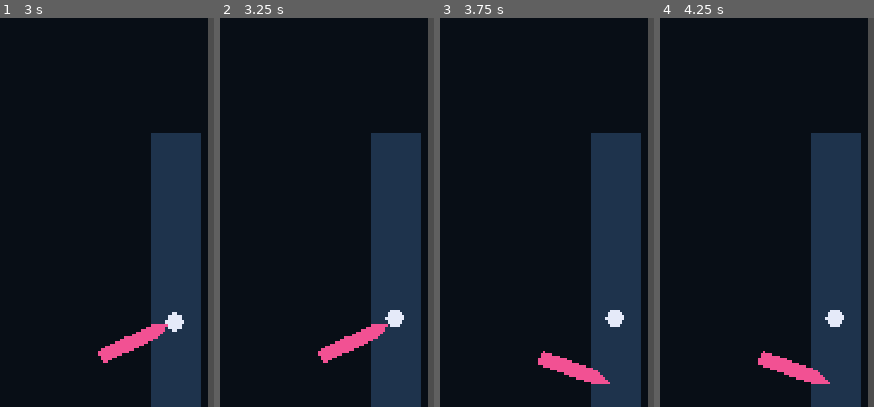
Above: before the commit, frames 1-4 (left to right).
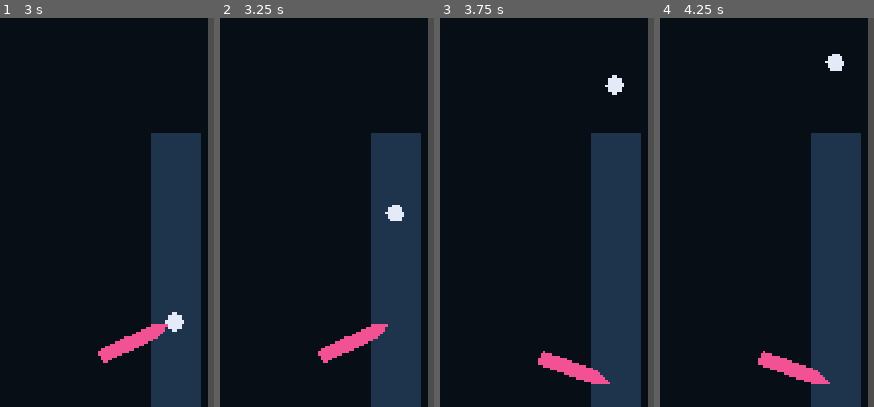
Above: after the commit, the same moments.

Repository: Nairolf138/NairolFlipper
Game: Godot game, scene res://scenes/app/Main.tscn
The game is run twice, just before and just after one commit, with the same random seed, the same clock (stepped at 60 frames per second) and the same inputs.
Inputs (mouse positions are % of the whole screen's width and height, from its top left):
- Up to frame 1 (3 s): tap Enter at 0.5 s; move the mouse to (73, 45) at 0.52 s; hold D (flipper_right) 0.53-1.25 s; hold Space (launch_ball) 0.53-1.25 s; click (73, 45) at 0.67 s; drag from (29, 55) to (outside the picture) at 1.27 s; move the mouse to (61, 27) at 2.02 s; hold D (flipper_right) 2.03-2.75 s; hold Space (launch_ball) 2.03-2.75 s; drag from (45, 71) to (91, 79) at 2.77 s
- Up to frame 2 (3.25 s): no input
- Up to frame 3 (3.75 s): move the mouse to (82, 65) at 3.52 s; hold A (flipper_left) from 3.53 s (still down); hold Space (launch_ball) from 3.53 s (still down)
- Up to frame 4 (4.25 s): keep holding A (flipper_left); keep holding Space (launch_ball)
The pictures show only the part of the screen within x 50-100%, y 46-96%; the shares and areas given below are measured in that part.

Frame 1 is identical in both runs. In frame 2, 0.6% of the frame differs, in the area x 77-86%, y 48-80%; in frame 3, 0.6%, in the area x 77-86%, y 14-80%; in frame 4, 0.6%.

Commit message:
feat: externalize ball physics tuning

Diff:
--- /dev/null
+++ b/data/tuning/PhysicsTuning.tres
@@ -0,0 +1,14 @@
+[gd_resource type="Resource" script_class="PhysicsTuning" load_steps=2 format=3]
+
+[ext_resource type="Script" path="res://scripts/gameplay/physics_tuning.gd" id="1_tuning"]
+
+[resource]
+script = ExtResource("1_tuning")
+mass = 1.0
+gravity_scale = 1.0
+friction = 0.2
+bounce = 0.75
+linear_damp = 0.0
+angular_damp = 0.05
+max_speed = 2600.0
+launch_force = 1250.0
--- a/scenes/gameplay/Ball.tscn
+++ b/scenes/gameplay/Ball.tscn
@@ -1,6 +1,7 @@
-[gd_scene load_steps=3 format=3]
+[gd_scene load_steps=4 format=3]
 
 [ext_resource type="Script" path="res://scripts/gameplay/ball.gd" id="1_ball"]
+[ext_resource type="Resource" path="res://data/tuning/PhysicsTuning.tres" id="2_tuning"]
 
 [sub_resource type="CircleShape2D" id="BallShape"]
 radius = 22.0
@@ -9,6 +10,7 @@
 script = ExtResource("1_ball")
 spawn_position = Vector2(960, 1650)
 launch_force = 1250.0
+tuning = ExtResource("2_tuning")
 mass = 1.0
 gravity_scale = 1.0
 continuous_cd = 1
--- a/scripts/gameplay/ball.gd
+++ b/scripts/gameplay/ball.gd
@@ -4,6 +4,7 @@
 
 @export var spawn_position: Vector2 = Vector2(960, 1650)
 @export var launch_force: float = 1250.0
+@export var tuning: PhysicsTuning
 
 var launch_ready: bool = true
 var input_enabled: bool = true
@@ -11,12 +12,29 @@
 
 
 func _ready() -> void:
+	_apply_tuning()
 	reset_ball(spawn_position)
 
 
 func _physics_process(_delta: float) -> void:
+	if tuning != null and linear_velocity.length() > tuning.max_speed:
+		linear_velocity = linear_velocity.limit_length(tuning.max_speed)
 	if input_enabled and Input.is_action_just_pressed("launch_ball"):
 		launch_ball()
+
+
+func _apply_tuning() -> void:
+	if tuning == null:
+		return
+	mass = tuning.mass
+	gravity_scale = tuning.gravity_scale
+	linear_damp = tuning.linear_damp
+	angular_damp = tuning.angular_damp
+	launch_force = tuning.launch_force
+	var material := PhysicsMaterial.new()
+	material.friction = tuning.friction
+	material.bounce = tuning.bounce
+	physics_material_override = material
 
 
 func reset_ball(target_position: Vector2) -> void:
--- /dev/null
+++ b/scripts/gameplay/physics_tuning.gd
@@ -0,0 +1,12 @@
+class_name PhysicsTuning
+extends Resource
+
+## Shared ball parameters keep feel changes data-driven and easy to playtest.
+@export var mass: float = 1.0
+@export var gravity_scale: float = 1.0
+@export var friction: float = 0.2
+@export var bounce: float = 0.75
+@export var linear_damp: float = 0.0
+@export var angular_damp: float = 0.05
+@export var max_speed: float = 2600.0
+@export var launch_force: float = 1250.0
Not shown, changed: docs/BACKLOG.md
Not shown, changed: tests/test_bootstrap.py
